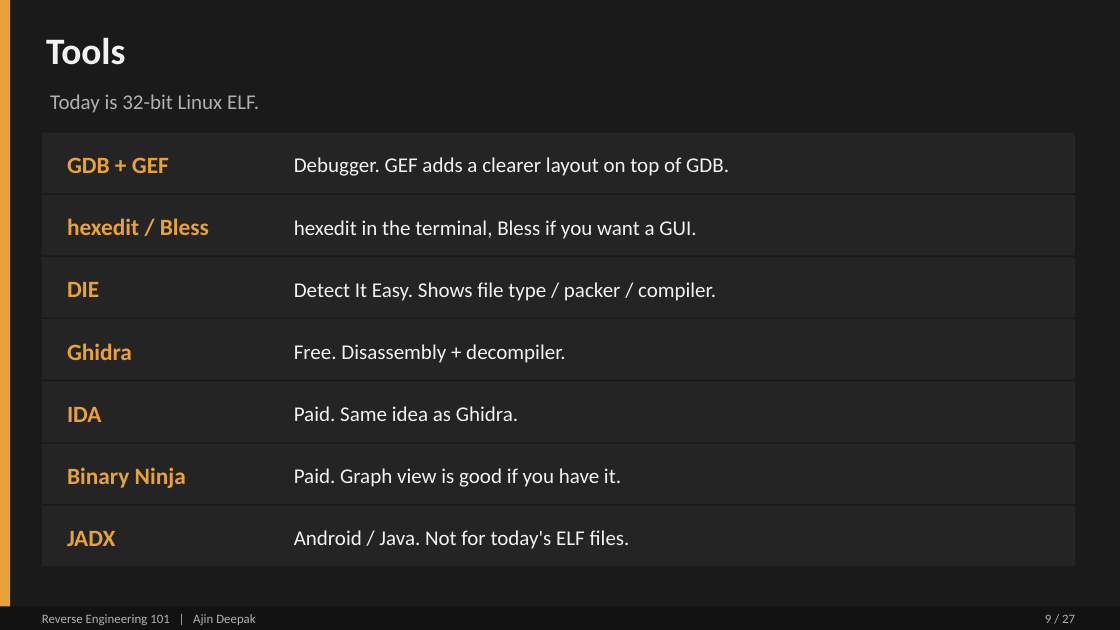
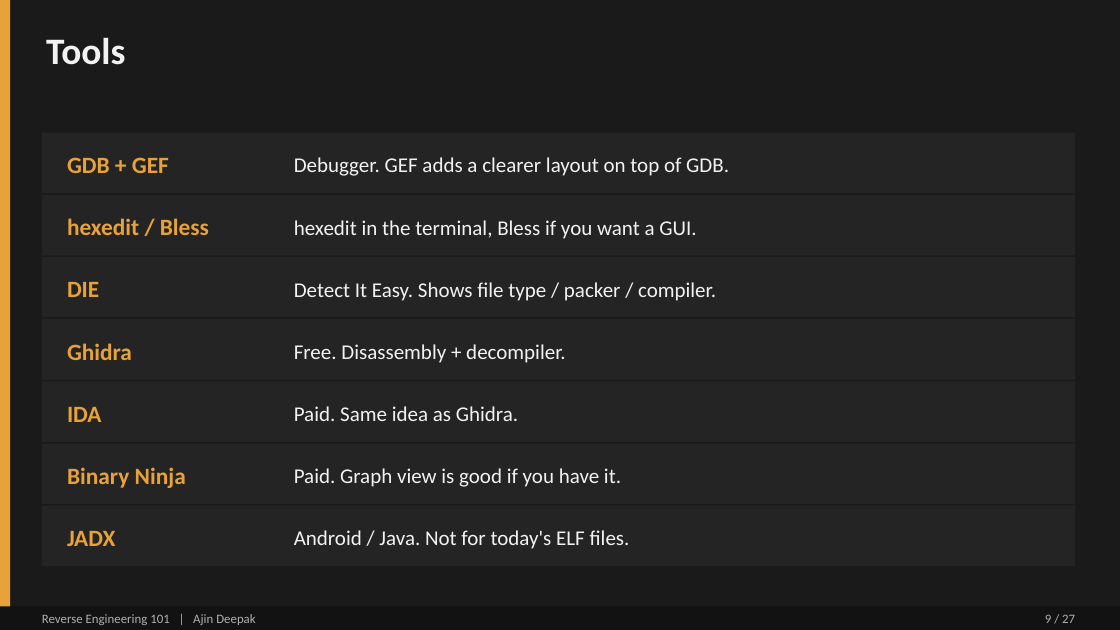
Before and after one commit to DERE-ad2001/reverse-engineering-101, a slide deck: slide 9 of Reverse Engineering 101.pptx. Drawn at 1120x630 pixels with LibreOffice and Linux fonts; fonts in the diff are those of the drawing. Boxes give left, top, right and bottom in pixels: in the first picture for what was removed or moved away, otherwise in the second. Text is boxed around its words. In the diff, an @@ line names an element or a change of style, - is before the commit and + after.

```diff
--- a/Reverse Engineering 101.pptx
+++ b/Reverse Engineering 101.pptx
@@ text removed at (x1=50, y1=94, x2=259, y2=113) @@
-Today is 32-bit Linux ELF.
```
Also in this commit, not shown: 5 other slides changed.
